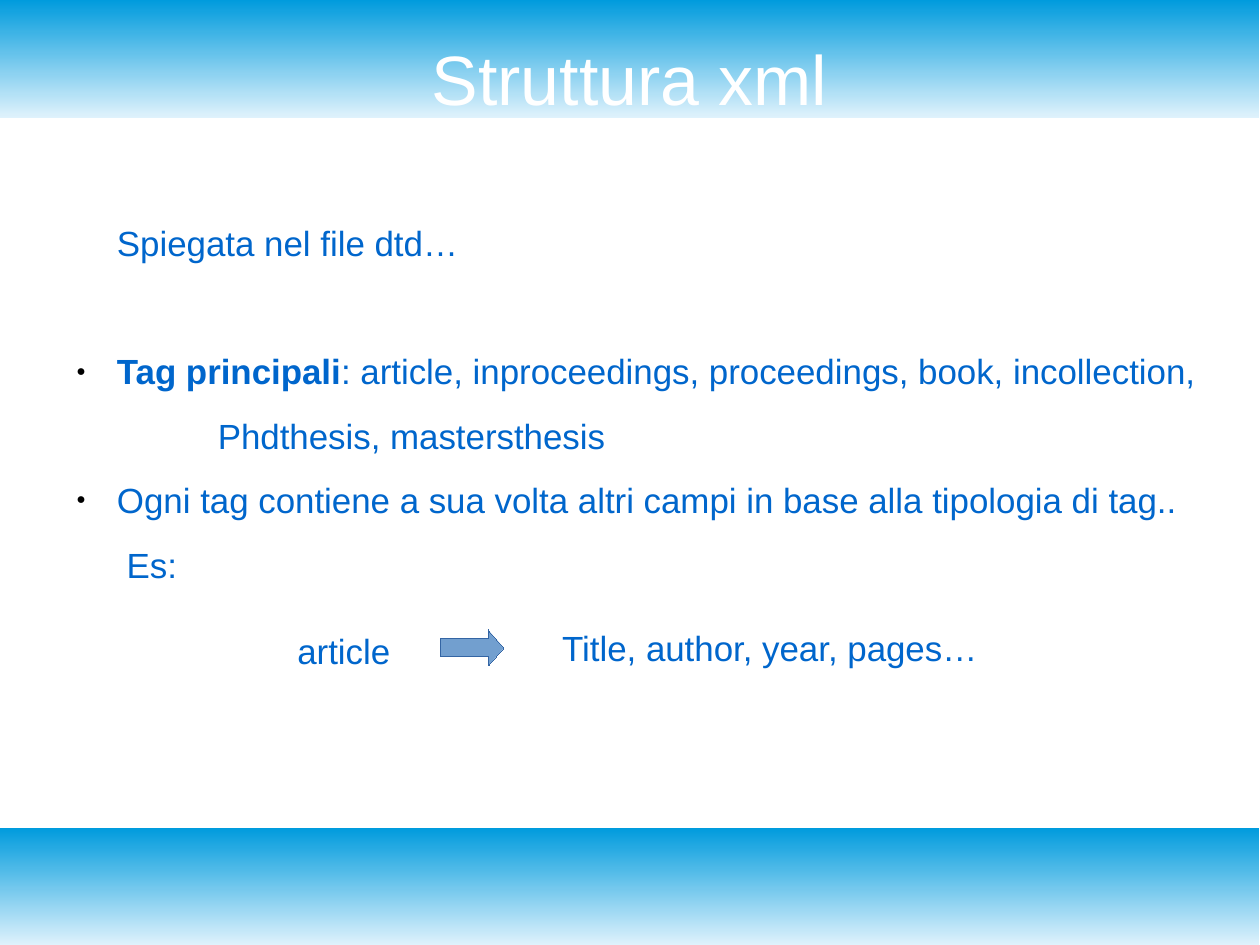
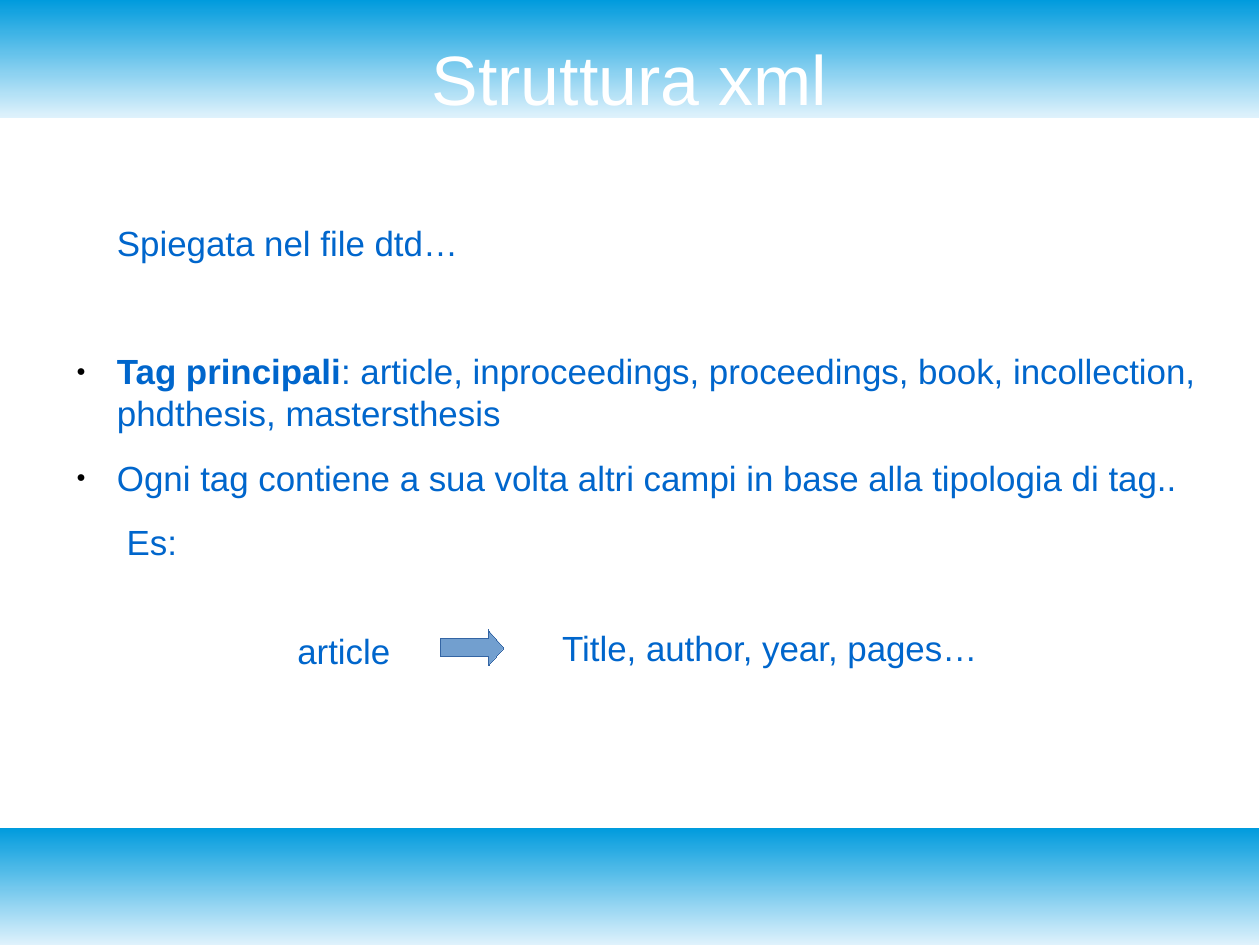
Before and after one commit to enrico404/SearchEngineForDblp, a slide deck: slide 5 of DocDblpSearchEngine.odp. Drawn at 1260x945 pixels with LibreOffice and Linux fonts; fonts in the diff are those of the drawing. Boxes give left, top, right and bottom in pixels: in the first picture for what was removed or moved away, otherwise in the second. Text is boxed around its words. In the diff, an @@ line names an element or a change of style, - is before the commit and + after.

```diff
--- a/DocDblpSearchEngine.odp
+++ b/DocDblpSearchEngine.odp
@@ text at <box>117,358,1195,433</box>: text changed @@
-● Tag principali: article, inproceedings, proceedings, book, incollection,
-Phdthesis, mastersthesis
+● Tag principali: article, inproceedings, proceedings, book, incollection, phdthesis, mastersthesis
```
Also in this commit, not shown: 3 other slides changed, 1 slide added, 1 other file.
